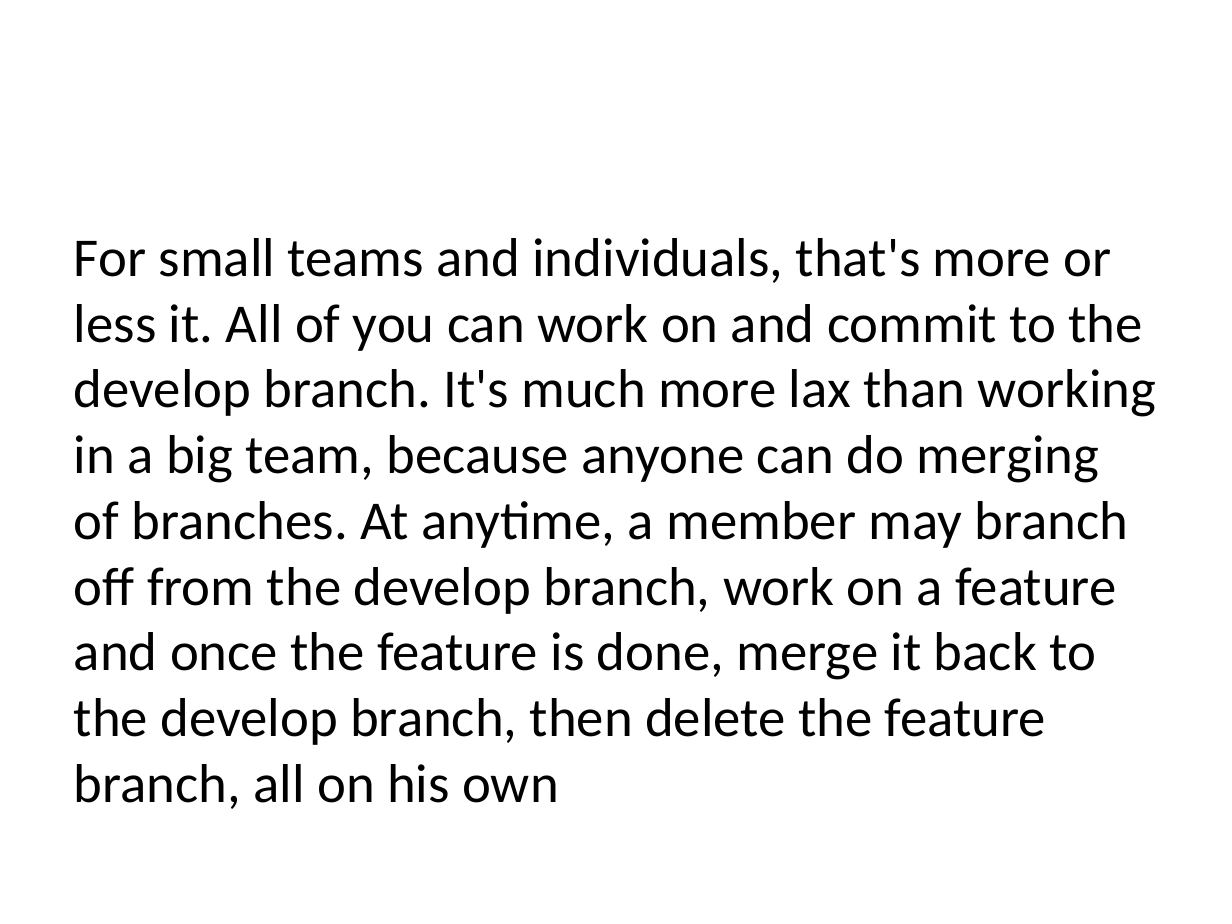
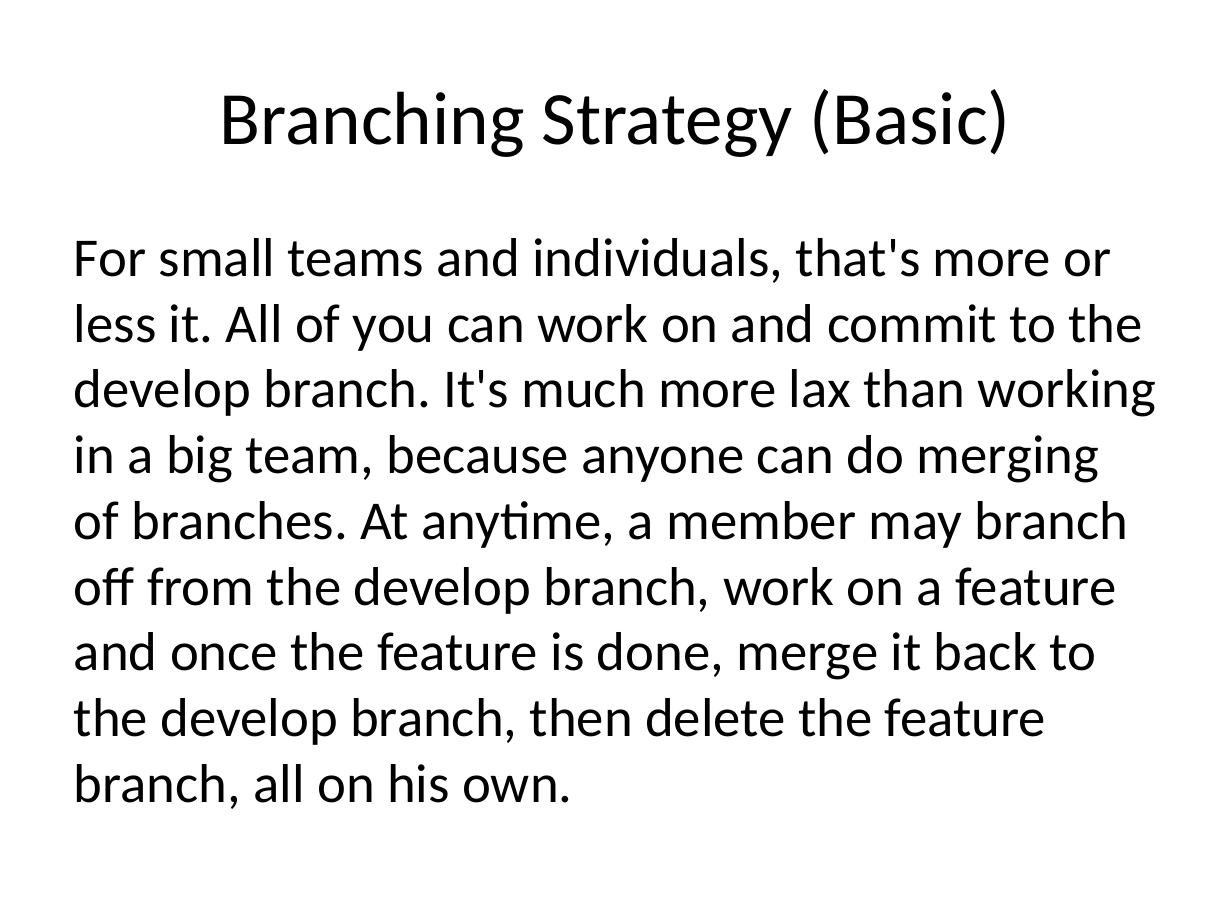
Before and after one commit to JaceTan/programming-notes, a slide deck: slide 4 of Branching Strategy (Basic).pptx. Drawn at 1232x924 pixels with LibreOffice and Linux fonts; fonts in the diff are those of the drawing. Boxes give left, top, right and bottom in pixels: in the first picture for what was removed or moved away, otherwise in the second. Text is boxed around its words. In the diff, an @@ line names an element or a change of style, - is before the commit and + after.

Commit message:
completed Branching Strategy Basic

```diff
--- a/Branching Strategy (Basic).pptx
+++ b/Branching Strategy (Basic).pptx
@@ title added at [220, 89, 1011, 157], 44 pt, text #000000 @@
+Branching Strategy (Basic)
@@ text at [74, 238, 1156, 809]: text changed @@
-For small teams and individuals, that's more or less it. All of you can work on and commit to the develop branch. It's much more lax than working in a big team, because anyone can do merging of branches. At anytime, a member may branch off from the develop branch, work on a feature and once the feature is done, merge it back to the develop branch, then delete the feature branch, all on his own
+For small teams and individuals, that's more or less it. All of you can work on and commit to the develop branch. It's much more lax than working in a big team, because anyone can do merging of branches. At anytime, a member may branch off from the develop branch, work on a feature and once the feature is done, merge it back to the develop branch, then delete the feature branch, all on his own.
```
Also in this commit, not shown: 4 other slides changed.
